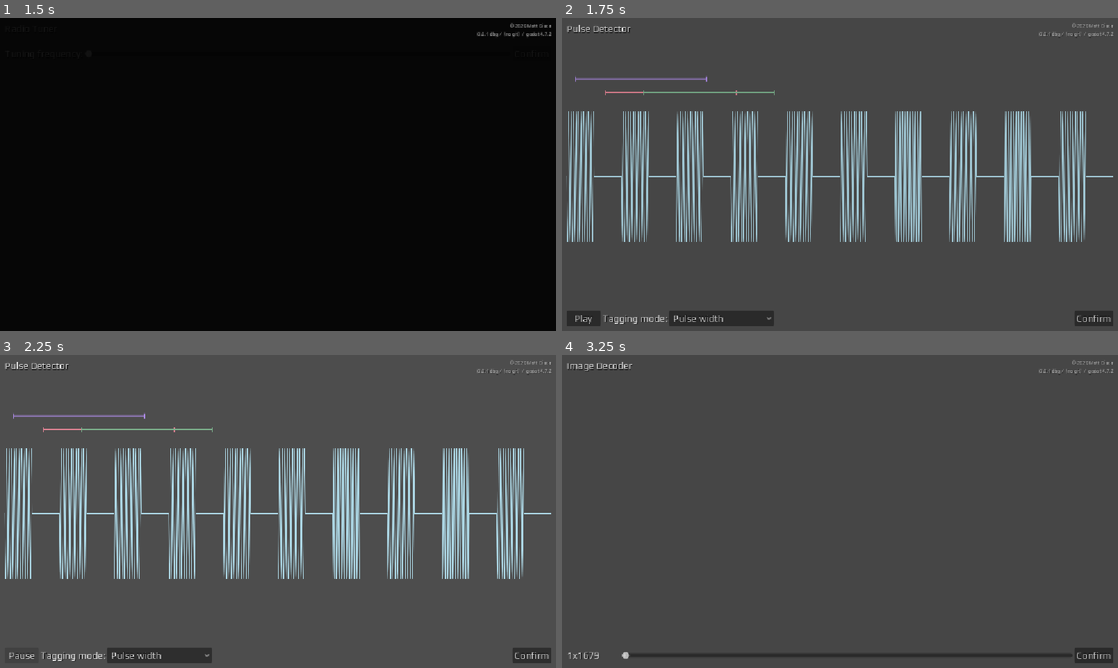
Above: before the commit, frames 1-4 (two rows, left to right).
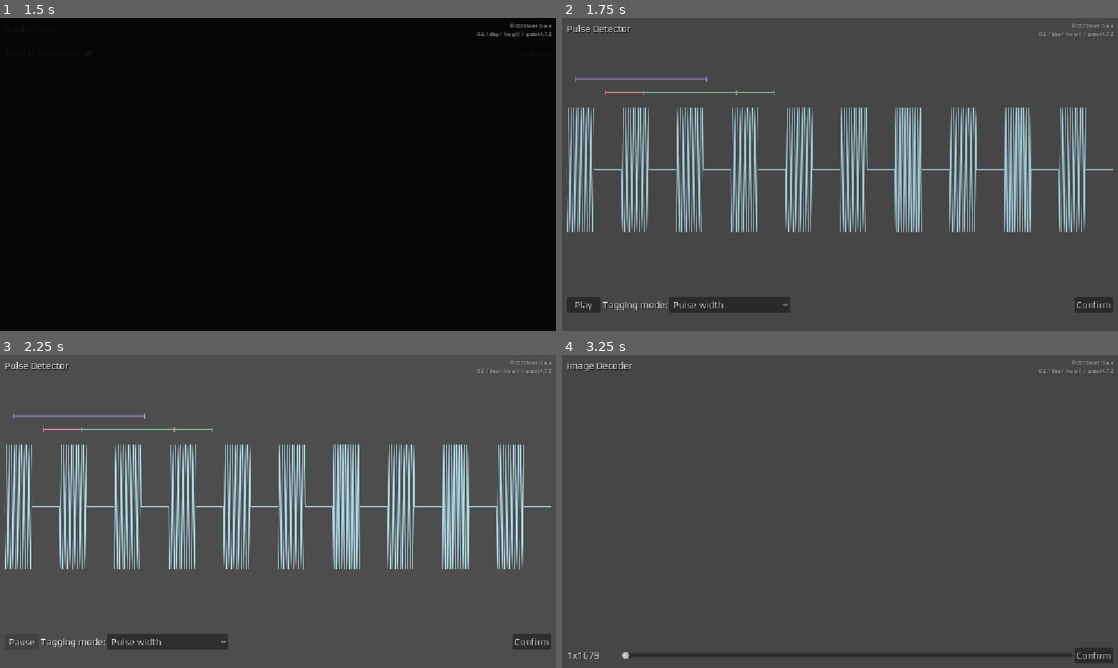
Above: after the commit, the same moments.

Repository: mgiuca/message-game
Game: Godot game, scene res://scenes/main.tscn
The game is run twice, just before and just after one commit, with the same random seed, the same clock (stepped at 60 frames per second) and the same inputs.
Inputs:
- Up to frame 1 (1.5 s): click "Start Game" at 0.5 s; click "Confirm" at 1.25 s
- Up to frame 2 (1.75 s): no input
- Up to frame 3 (2.25 s): click "Play" at 2 s
- Up to frame 4 (3.25 s): click "Confirm" at 2.75 s

Frame 1 is identical in both runs. In frame 2, 6.5% of the frame differs, in the area x 0-100%, y 28-99%; in frame 3, 6.6%; in frame 4, nothing differs.

Commit message:
PulseDetector: Display frequency.

Diff:
--- a/scenes/levels/pulse_detector.gd
+++ b/scenes/levels/pulse_detector.gd
@@ -16,11 +16,23 @@
 @onready var tag_span_p2p_zero : TagSpan = %TexWaveform/TagSpanP2PZero
 @onready var tag_span_p2p_one : TagSpan = %TexWaveform/TagSpanP2POne
 
+@onready var lbl_pulse_freq : Label = %LblPulseFreq
+@onready var lbl_zero_freq : Label = %LblZeroFreq
+@onready var lbl_one_freq : Label = %LblOneFreq
+
 # Note: start is not necessarily before end; start is just where you started
 # clicking and end is where you finished clicking.
 class TagRange extends RefCounted:
   var start : float
   var end : float
+
+  var width : float:
+    get():
+      return absf(end - start)
+
+  var freq : float:
+    get():
+      return 1 / width
 
 @onready var pulse_width_range := TagRange.new()
 @onready var p2p_zero_range := TagRange.new()
@@ -86,6 +98,10 @@
   update_tag(p2p_zero_range, tag_span_p2p_zero)
   update_tag(p2p_one_range, tag_span_p2p_one)
 
+  lbl_pulse_freq.text = 'Pulse frequency: %.0f Hz' % pulse_width_range.freq
+  lbl_zero_freq.text = 'Code #0 frequency: %.0f Hz' % p2p_zero_range.freq
+  lbl_one_freq.text = 'Code #1 frequency: %.0f Hz' % p2p_one_range.freq
+
 func update_tag(time_range: TagRange, span: TagSpan) -> void:
   var start_x := tex_waveform.t_to_x(time_range.start)
   var end_x := tex_waveform.t_to_x(time_range.end)
--- a/scenes/levels/pulse_detector.tscn
+++ b/scenes/levels/pulse_detector.tscn
@@ -77,15 +77,30 @@
 item_count = 3
 popup/item_0/text = "Pulse width"
 popup/item_0/id = 0
-popup/item_1/text = "Peak-to-peak (zero)"
+popup/item_1/text = "Peak-to-peak (Code #0)"
 popup/item_1/id = 1
-popup/item_2/text = "Peak-to-peak (one)"
+popup/item_2/text = "Peak-to-peak (Code #1)"
 popup/item_2/id = 2
 
 [node name="BtnConfirm" type="Button" parent="MarginContainer/VBoxContainer/HBoxContainer" index="3" unique_id=71189766]
 layout_mode = 2
 size_flags_horizontal = 10
 text = "Confirm"
+
+[node name="HBoxContainer2" type="HBoxContainer" parent="MarginContainer/VBoxContainer" index="3" unique_id=627739720]
+layout_mode = 2
+
+[node name="LblPulseFreq" type="Label" parent="MarginContainer/VBoxContainer/HBoxContainer2" index="0" unique_id=1610499473]
+unique_name_in_owner = true
+layout_mode = 2
+
+[node name="LblZeroFreq" type="Label" parent="MarginContainer/VBoxContainer/HBoxContainer2" index="1" unique_id=1909124387]
+unique_name_in_owner = true
+layout_mode = 2
+
+[node name="LblOneFreq" type="Label" parent="MarginContainer/VBoxContainer/HBoxContainer2" index="2" unique_id=1538547924]
+unique_name_in_owner = true
+layout_mode = 2
 
 [node name="AudioStreamPlayer" type="AudioStreamPlayer" parent="." index="2" unique_id=189053425]
 
